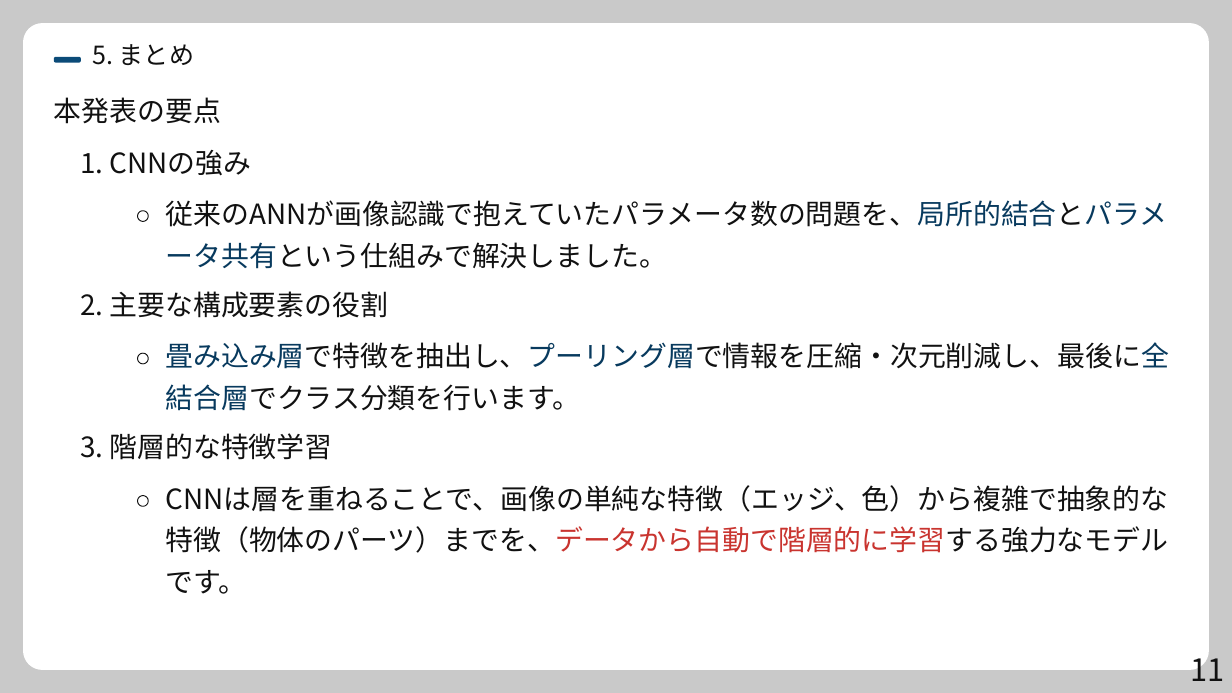
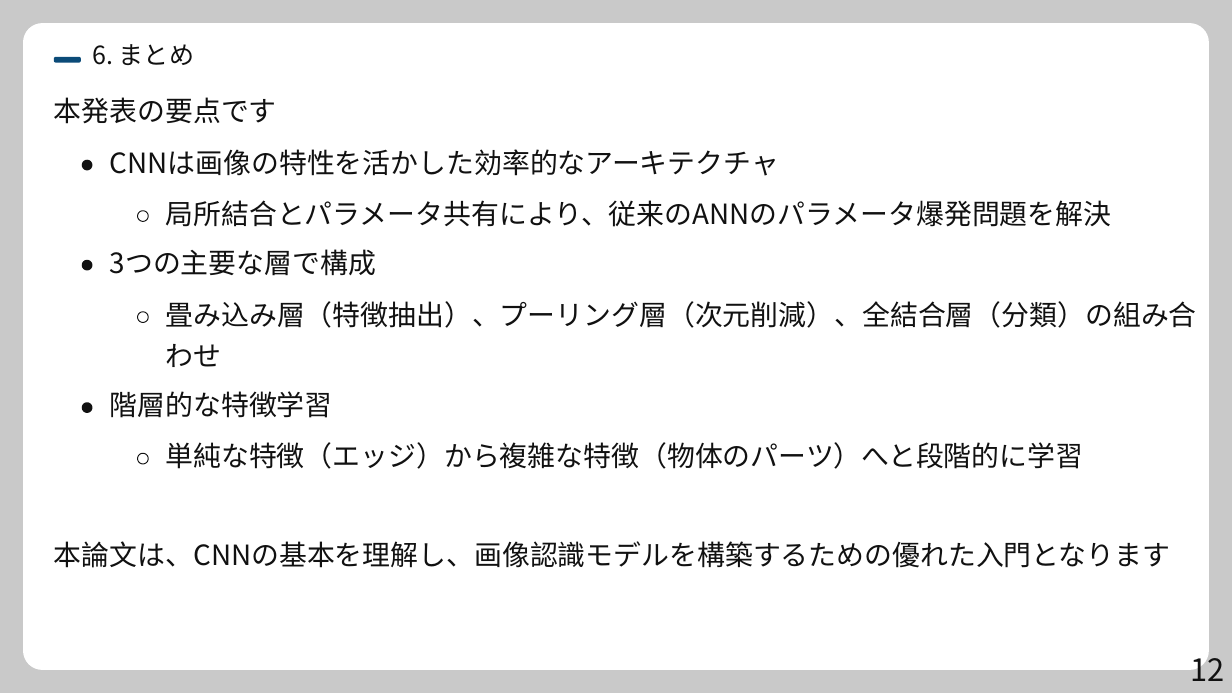
Before and after one commit to syarasyoujyu/create_presentation, a slide deck: slide 12 of data/CNN/step3.pptx (slide 11 before the commit). Drawn at 1232x693 pixels with LibreOffice and Linux fonts; fonts in the diff are those of the drawing. Boxes give left, top, right and bottom in pixels: in the first picture for what was removed or moved away, otherwise in the second. Text is boxed around its words. In the diff, an @@ line names an element or a change of style, - is before the commit and + after.

```diff
--- a/data/CNN/step3.pptx
+++ b/data/CNN/step3.pptx
@@ text at (x1=92, y1=44, x2=194, y2=65): text changed @@
-5. まとめ
+6. まとめ
@@ text at (x1=54, y1=97, x2=277, y2=124): text changed @@
-本発表の要点
+本発表の要点です
@@ text added at (x1=110, y1=149, x2=779, y2=176), 21.7 pt, text #111111 @@
+CNNは画像の特性を活かした効率的なアーキテクチャ
@@ text removed at (x1=80, y1=150, x2=252, y2=176) @@
-1. CNNの強み
@@ freeform shape added at (x1=82, y1=160, x2=92, y2=170), fill #111111 @@
@@ text at (x1=166, y1=200, x2=1112, y2=227): text changed @@
-従来のANNが画像認識で抱えていたパラメータ数の問題を、局所的結合とパラメ
+局所結合とパラメータ共有により、従来のANNのパラメータ爆発問題を解決
@@ freeform shape added at (x1=82, y1=260, x2=92, y2=270), fill #111111 @@
@@ text added at (x1=110, y1=249, x2=376, y2=276), 21.7 pt, text #111111 @@
+3つの主要な層で構成
@@ text removed at (x1=166, y1=242, x2=668, y2=269) @@
-ータ共有という仕組みで解決しました。
@@ text removed at (x1=80, y1=291, x2=389, y2=318) @@
-2. 主要な構成要素の役割
@@ freeform shape moved from (x1=138, y1=353, x2=148, y2=363) to (x1=138, y1=311, x2=148, y2=322) @@
@@ text at (x1=166, y1=301, x2=1197, y2=328): text changed @@
-畳み込み層で特徴を抽出し、プーリング層で情報を圧縮‧次元削減し、最後に全
+畳み込み層（特徴抽出）、プーリング層（次元削減）、全結合層（分類）の組み合
@@ text added at (x1=166, y1=344, x2=222, y2=367), 21.7 pt, text #111111 @@
+わせ
@@ text removed at (x1=166, y1=384, x2=581, y2=411) @@
-結合層でクラス分類を行います。
@@ freeform shape added at (x1=82, y1=402, x2=92, y2=412), fill #111111 @@
@@ text at (x1=110, y1=391, x2=333, y2=418): text changed @@
-3. 階層的な特徴学習
+階層的な特徴学習
@@ text at (x1=166, y1=442, x2=1084, y2=469): text changed @@
-CNNは層を重ねることで、画像の単純な特徴（エッジ、色）から複雑で抽象的な
+単純な特徴（エッジ）から複雑な特徴（物体のパーツ）へと段階的に学習
@@ freeform shape moved from (x1=138, y1=495, x2=148, y2=506) to (x1=138, y1=454, x2=148, y2=464) @@
@@ text removed at (x1=166, y1=526, x2=1169, y2=553) @@
-特徴（物体のパーツ）までを、データから自動で階層的に学習する強力なモデル
@@ text added at (x1=54, y1=541, x2=1170, y2=568), 21.7 pt, text #111111 @@
+本論文は、CNNの基本を理解し、画像認識モデルを構築するための優れた入門となります
@@ text removed at (x1=166, y1=570, x2=247, y2=594) @@
-です。
@@ text at (x1=1190, y1=650, x2=1224, y2=681): text changed @@
-11
+12
```
Also in this commit, not shown: 7 other slides changed, 3 slides added, 2 slides removed, 16 other files.
